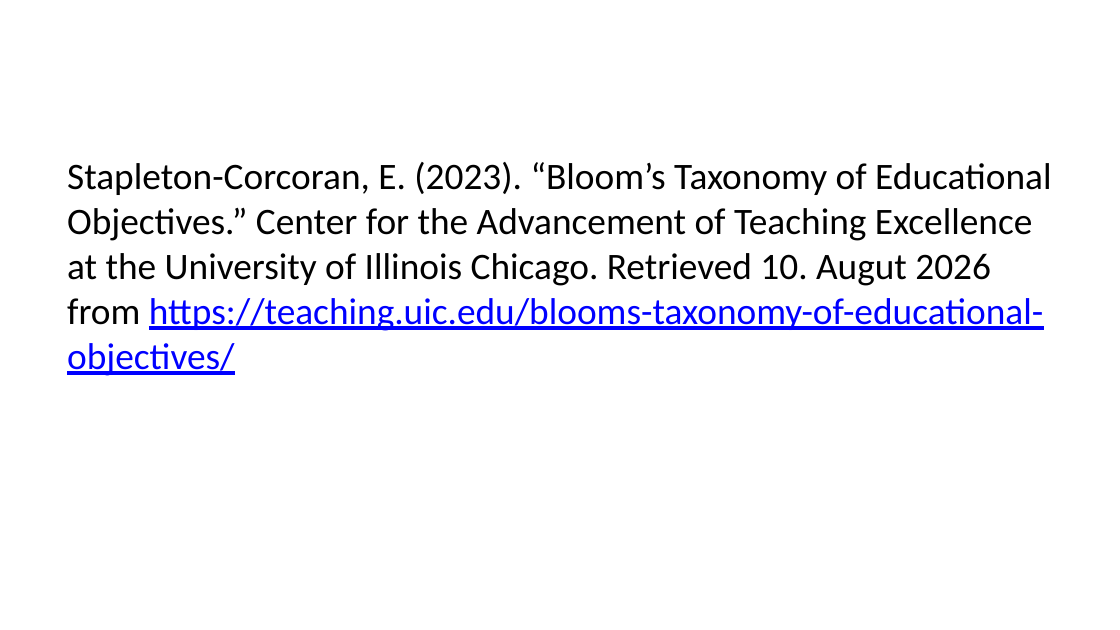
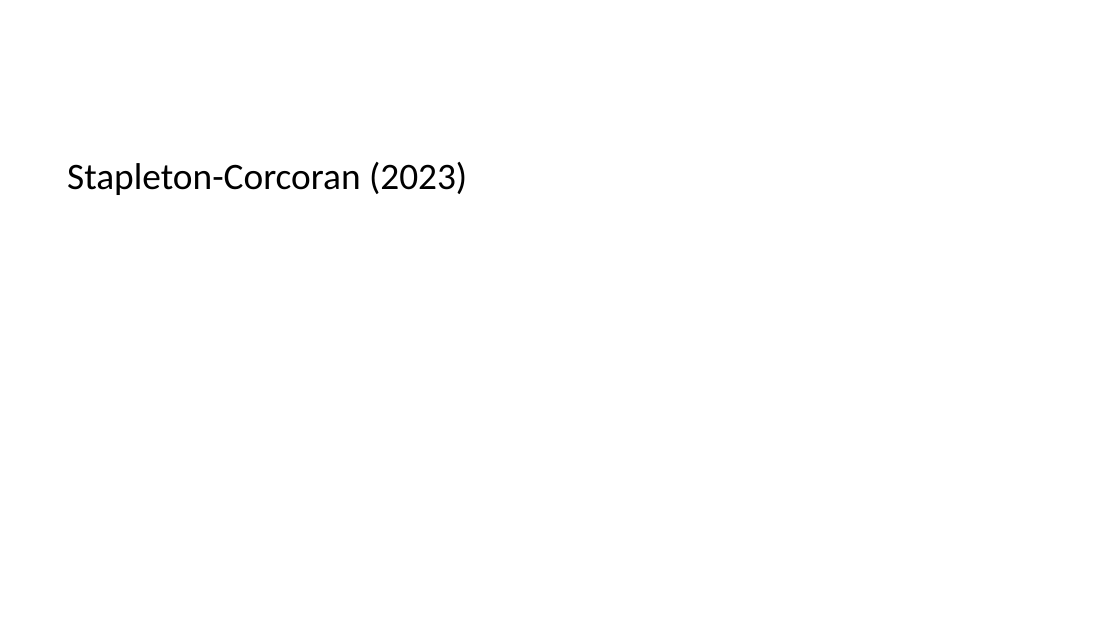
Before and after one commit to lmu-osc/train-the-trainer-student-track-pedagogy, a slide deck: slide 47 of materials/PMM-M1/PMM-M1-S1-Core-Didactic-Principles/PMM-M1-S1-Core-Didactic-Principles-slides.pptx (slide 49 before the commit). Drawn at 1120x630 pixels with LibreOffice and Linux fonts; fonts in the diff are those of the drawing. Boxes give left, top, right and bottom in pixels: in the first picture for what was removed or moved away, otherwise in the second. Text is boxed around its words. In the diff, an @@ line names an element or a change of style, - is before the commit and + after.

```diff
--- a/materials/PMM-M1/PMM-M1-S1-Core-Didactic-Principles/PMM-M1-S1-Core-Didactic-Principles-slides.pptx
+++ b/materials/PMM-M1/PMM-M1-S1-Core-Didactic-Principles/PMM-M1-S1-Core-Didactic-Principles-slides.pptx
@@ text at (67,162,467,195): text changed @@
-Stapleton-Corcoran, E. (2023). “Bloom’s Taxonomy of Educational Objectives.” Center for the Advancement of Teaching Excellence at the University of Illinois Chicago. Retrieved 10. Augut 2026 from https://teaching.uic.edu/blooms-taxonomy-of-educational-objectives/
+Stapleton-Corcoran (2023)
```
Also in this commit, not shown: 28 other slides changed, 5 slides added, 5 slides removed, 16 other files.
